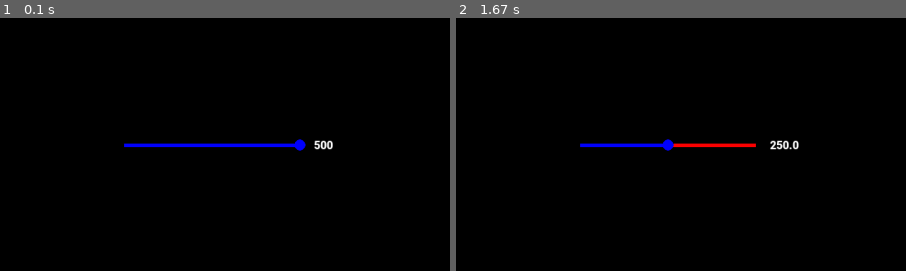
Above: before the commit, frames 1-2 (left to right).
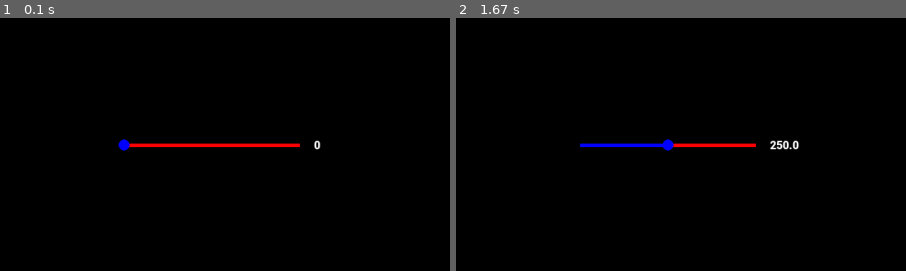
Above: after the commit, the same moments.

Repository: PraneethJain/PyGame-GUI
Game: pygame game, started from src/main.py
Two runs of this game, one before a commit and one after it. Both use one fixed random seed, a clock stepped at 60 frames per second and the inputs below.
Inputs (mouse positions are % of the whole screen's width and height, from its top left):
- Up to frame 1 (0.1 s): no input
- Up to frame 2 (1.67 s): click (50, 50) at 0.38 s
The pictures show only the part of the screen within x 26-76%, y 25-75%; the shares and areas given below are measured in that part.

The runs differ from the first frame. In frame 1, 1.0% of the frame differs, in the area x 26-74%, y 47-53%; in frame 2, nothing differs.

Commit message:
Added starting value to slider

Diff:
--- a/src/slider.py
+++ b/src/slider.py
@@ -6,6 +6,7 @@
         self,
         center=(WIDTH / 2, HEIGHT / 2),
         max=100,
+        start_value = 0,
         width=250,
         height=5,
         color=(255, 255, 255),
@@ -24,7 +25,7 @@
         self.image.fill(self.color)
         self.rect = self.image.get_rect(center=center)
         self.max = max
-        self.value = max
+        self.value = start_value
         self.filled_image = pg.Surface(
             (self.value * self.width / self.max, self.height)
         )
@@ -48,7 +49,9 @@
         if self.show_label:
             self.label_text = label_text
             self.label_image = self.font.render(self.label_text, True, self.font_color)
-            self.label_rect = self.label_image.get_rect(midright=(self.rect.left-20, self.rect.centery))
+            self.label_rect = self.label_image.get_rect(
+                midright=(self.rect.left - 20, self.rect.centery)
+            )
 
     def draw(self):
         screen.blit(self.image, self.rect.topleft)
